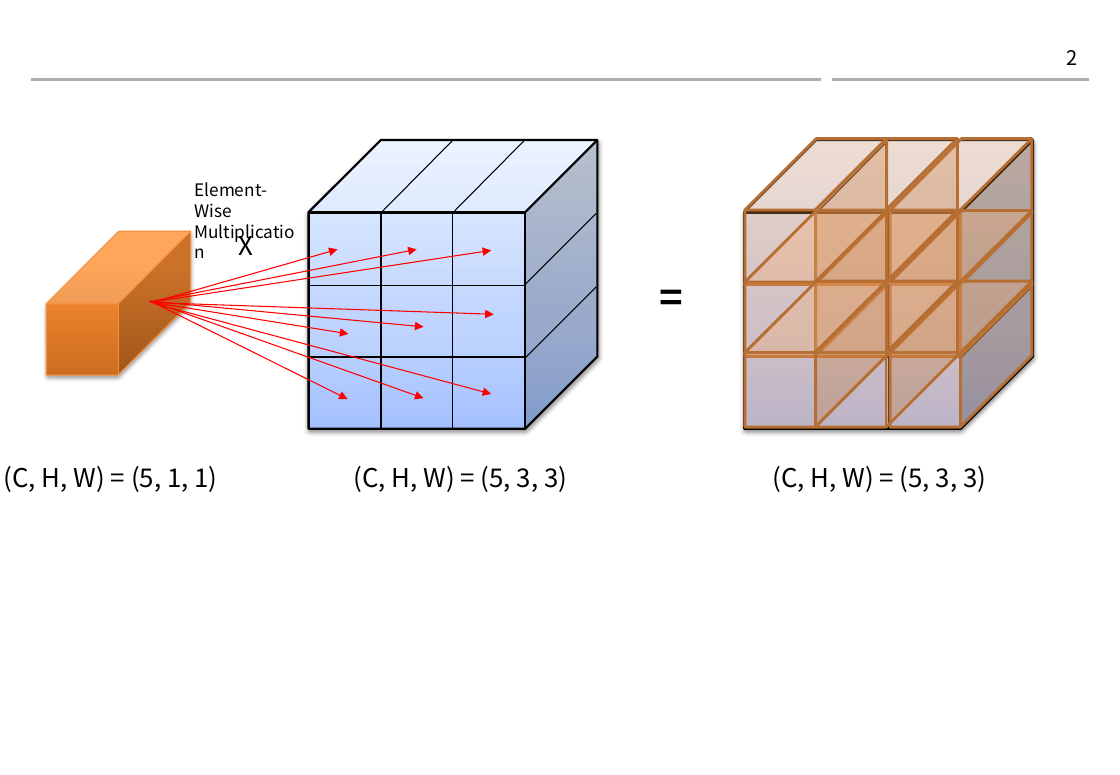
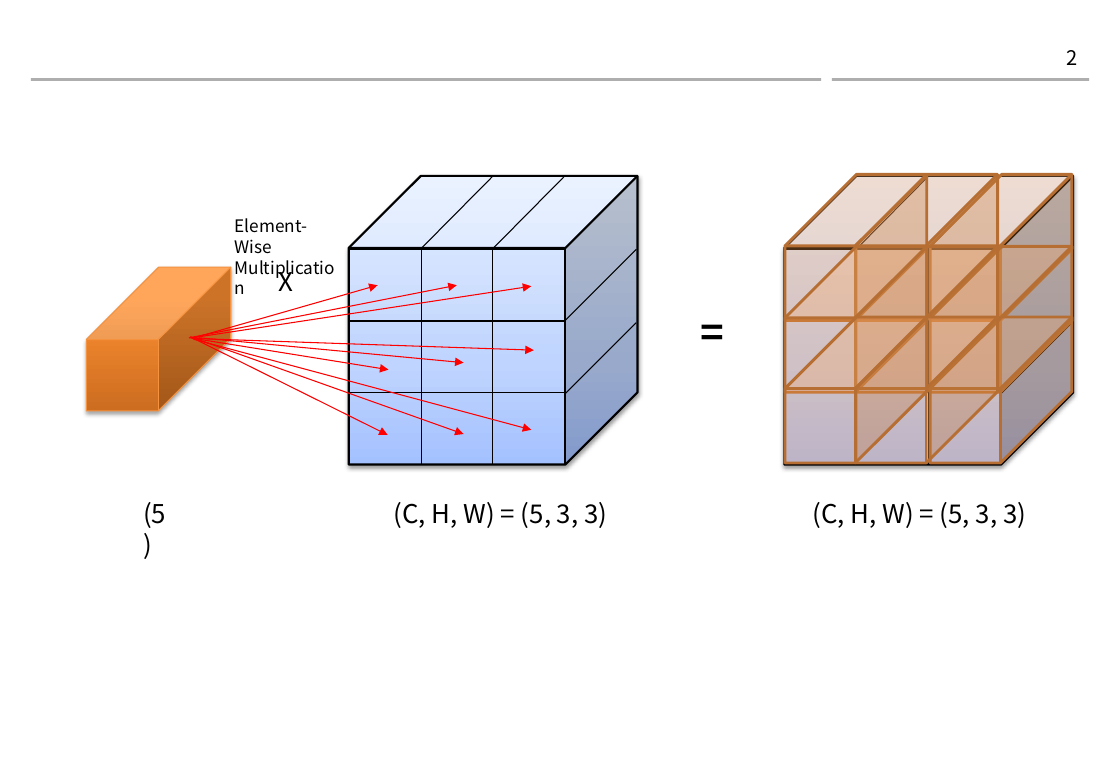
Before and after one commit to gaussian37/gaussian37.github.io, a slide deck: slide 2 of assets/img/dl/concept/focal_loss/focal_loss.pptx. Drawn at 1120x775 pixels with LibreOffice and Linux fonts; fonts in the diff are those of the drawing; background and template pictures are left out. Boxes give left, top, right and bottom in pixels: in the first picture for what was removed or moved away, otherwise in the second. Text is boxed around its words. In the diff, an @@ line names an element or a change of style, - is before the commit and + after.

```diff
--- a/assets/img/dl/concept/focal_loss/focal_loss.pptx
+++ b/assets/img/dl/concept/focal_loss/focal_loss.pptx
@@ 12 cubes, 9 arrows, 8 lines, 5 texts, 2 tables: place and size @@
-12 cubes, 9 arrows, 8 lines, 5 texts, 2 tables at bbox=[47, 139, 1033, 492]
+12 cubes, 9 arrows, 8 lines, 5 texts, 2 tables at bbox=[87, 175, 1073, 528]
@@ text at bbox=[143, 502, 166, 528]: text changed @@
-(C, H, W) = (5, 1, 1)
+(5)
```
Also in this commit, not shown: 1 slide added, 3 other files.
